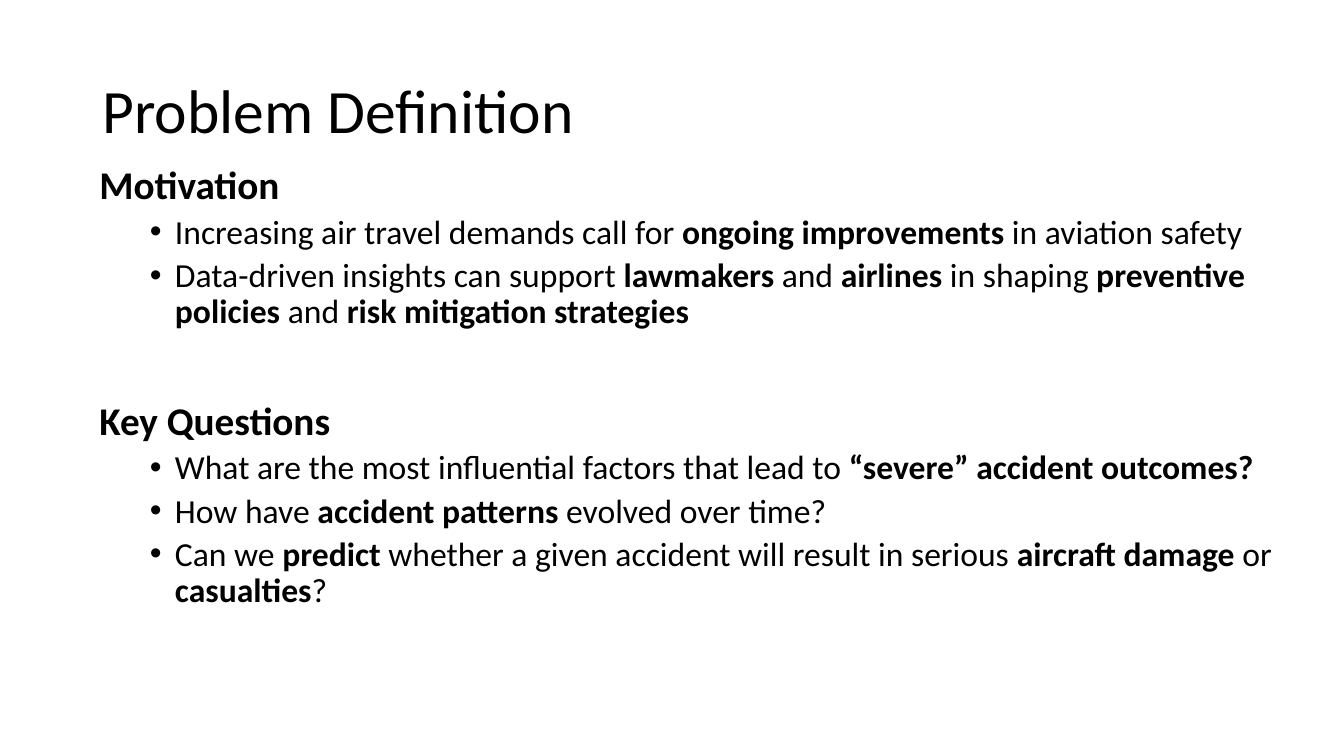
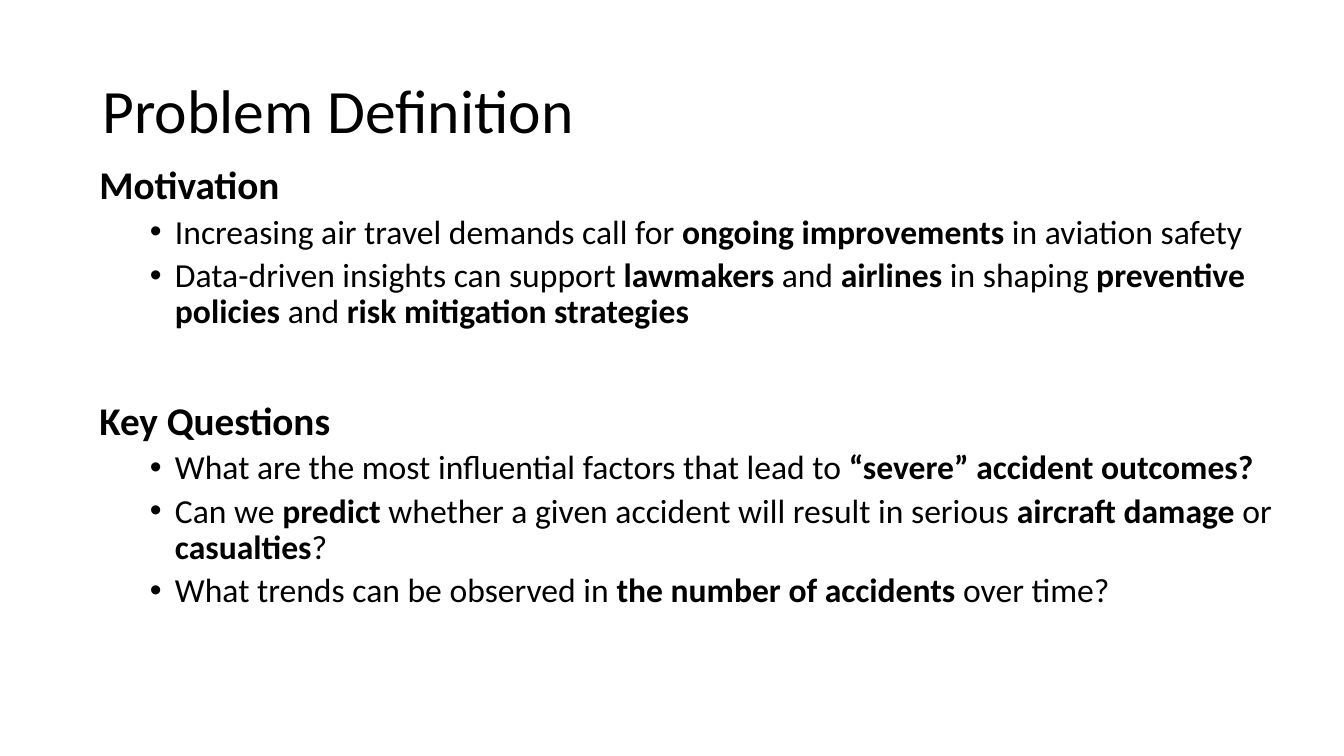
Before and after one commit to TheErdosInstitute-Summer2025-Project/aviation-project, a slide deck: slide 2 of deliverables/presentation_intro_problem_definition_data_collection.pptx. Drawn at 1344x756 pixels with LibreOffice and Linux fonts; fonts in the diff are those of the drawing. Boxes give left, top, right and bottom in pixels: in the first picture for what was removed or moved away, otherwise in the second. Text is boxed around its words. In the diff, an @@ line names an element or a change of style, - is before the commit and + after.

```diff
--- a/deliverables/presentation_intro_problem_definition_data_collection.pptx
+++ b/deliverables/presentation_intro_problem_definition_data_collection.pptx
@@ text at (x1=175, y1=499, x2=826, y2=529): paragraph removed @@
-  • How have accident patterns evolved over time?
@@ text at (x1=175, y1=578, x2=1110, y2=603): paragraph added @@
+  • What trends can be observed in the number of accidents over time?
```
Also in this commit, not shown: 1 other slide changed, 2 slides added, 5 slides removed.
